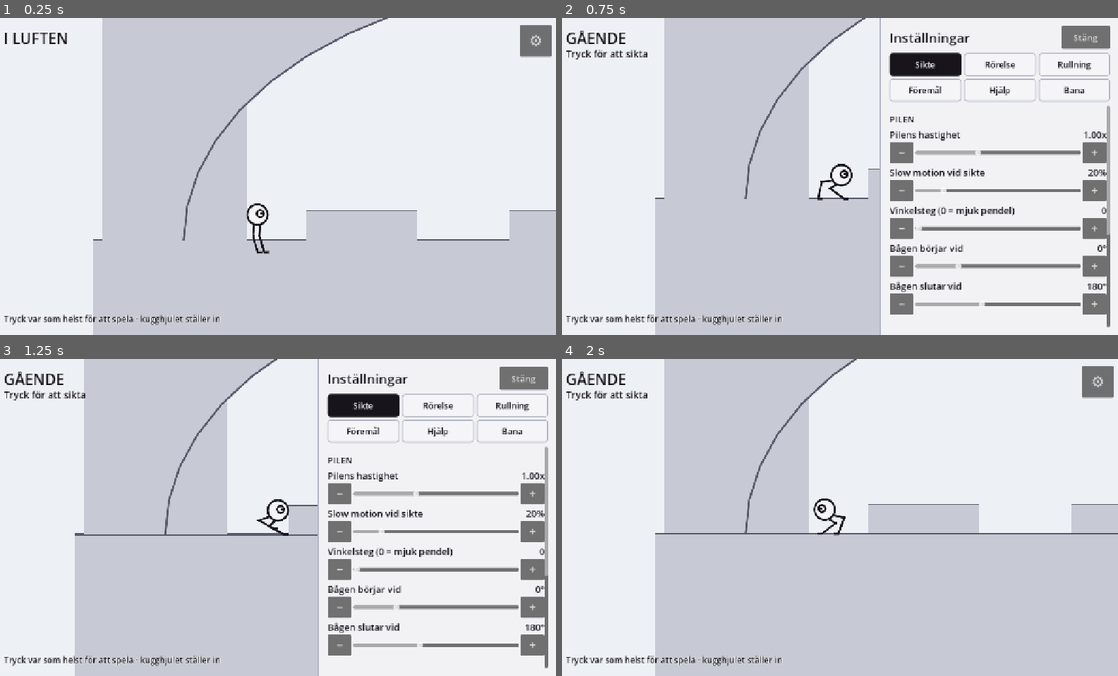
Above: before the commit, frames 1-4 (two rows, left to right).
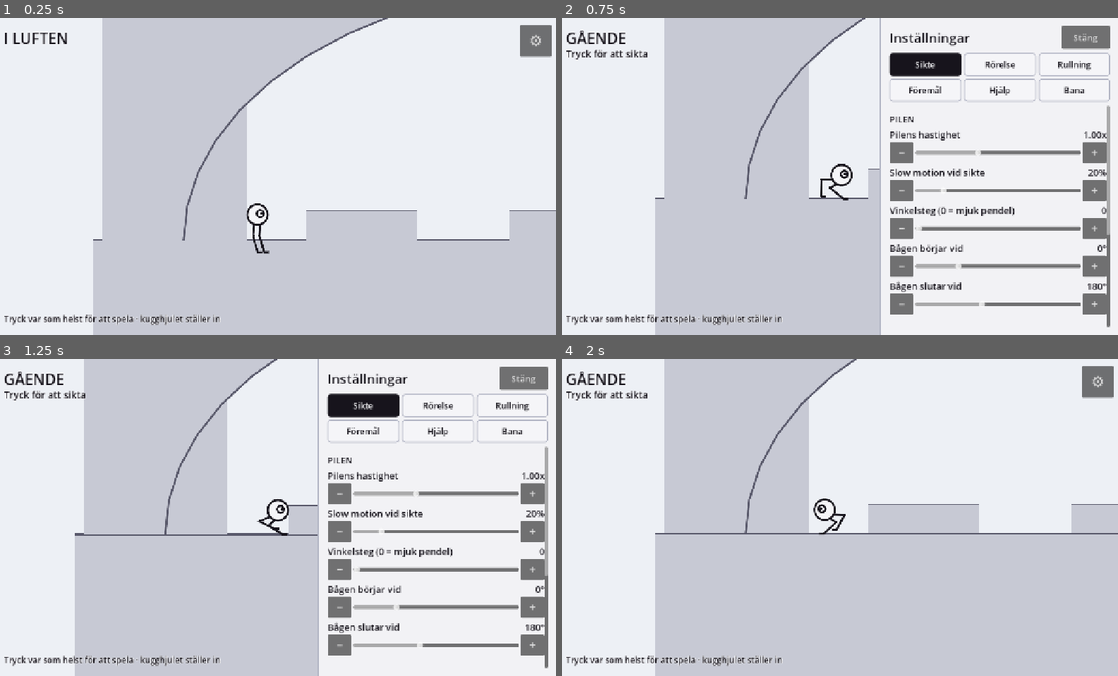
Above: after the commit, the same moments.

Repository: ojojboll-ui/Robo-ball
Game: Godot game, scene res://main/main.tscn
The game is run twice, just before and just after one commit, with the same random seed, the same clock (stepped at 60 frames per second) and the same inputs.
Inputs:
- Up to frame 1 (0.25 s): no input
- Up to frame 2 (0.75 s): click "⚙" at 0.5 s
- Up to frame 3 (1.25 s): no input
- Up to frame 4 (2 s): click "Stäng" at 1.25 s

Frame 1 is identical in both runs. In frame 2, 0.1% of the frame differs, in the area x 45-53%, y 46-58%; in frame 3, less than 0.1%; in frame 4, 0.2%, in the area x 45-52%, y 44-56%.

Commit message:
Hörnet är ingen backe, och knuffen följer reglerna för två kroppar
Hacket i skålen: motorns floor_stop_on_slope nollade förflyttningen när
farten pekade rakt nedåt. Fart längs backen plus markfästet passerar rakt
nedåt vid en enda fart på väg nedför (215 px/s i 55°), så han stannade en
bildruta per nedfärd och sanningskollen tog farten. 4 stopp på tio
sekunder i skålen, nu 0.

Bollen på lådkanten: kapseln som rundar ett hörn gav en normal som vred sig
till 53°, och den lästes som en backe brantare än benen klarar. En kort
stråle mot kontaktpunkten frågar nu ytan själv; ett hörn svarar med en
sidas normal. Över småstenarna: 10 bildrutor som boll före, 0 efter.

Lådan som sköts bakåt: knuffen tog hela farten med markfästet inräknat och
sköt in den oavsett riktning. Nu knuffar bara rörelse, bara längs
kontaktens normal, och aldrig mer än massan gånger skillnaden i fart.
Knuffen i luften mäter oförändrat (8,2 -> 9-10 px mot sexvåningstornet).

Co-Authored-By: Claude Opus 5.5 <noreply@anthropic.com>
Claude-Session: https://claude.ai/code/session_01BFuXiawrAFSoffrH8t6SUi

Diff:
--- a/game/actor/robo_ball.gd
+++ b/game/actor/robo_ball.gd
@@ -59,6 +59,7 @@
 ## är samma sak som att han aldrig går ner för något brantare än 33°.
 const LEDGE_DROP := 22.0
 const STEP_PAST := 6.0
+const CORNER_DOT := 0.98       ## ytans normal mot kontaktens; under det är det ett hörn (11°)
 const SIM_STEP := 1.0 / 45.0
 const SIM_STEPS := 70
 
@@ -144,6 +145,14 @@
 	# Spelets egna överföringar av fart går inte den här vägen: studsmattan och
 	# greppen sätter farten själva, så ingenting går förlorat.
 	platform_on_leave = CharacterBody2D.PLATFORM_ON_LEAVE_DO_NOTHING
+	# Motorns "stå still i backar" gissar att en fart rakt nedåt är tyngden som
+	# ska hållas emot, och nollar den. Men hans fart i en backe är fart längs
+	# ytan plus markfästet in i den, och på väg nedför en brant passerar summan
+	# rakt nedåt vid en enda fart — i 55° vid 215 px/s. Där stannade han helt en
+	# bildruta, sanningskollen tog farten, och han fick börja om: ett hack varje
+	# gång han rullade nedför skålen efter en vända. Han står aldrig still på det
+	# sätt motorn menar — farten längs ytan är hans egen och räknas ut varje gång.
+	floor_stop_on_slope = false
 	_legs.reset(self, Vector2.UP)
 	InputSignal.pressed.connect(_on_signal_pressed)
 	InputSignal.released.connect(_on_signal_released)
@@ -227,7 +236,10 @@
 	if Settings.top_speed > 0.0:
 		ground_speed = clampf(ground_speed, -Settings.top_speed, Settings.top_speed)
 	spin += ground_speed / RADIUS * delta
-	velocity = t * ground_speed - ground_normal * Settings.ground_stick
+	# Farten han färdas med, och den som bara håller honom mot underlaget. Bara
+	# den första är rörelse; den andra är ett grepp och får aldrig knuffa något.
+	var travel := t * ground_speed
+	velocity = travel - ground_normal * Settings.ground_stick
 	var before_move := velocity
 	var before_pos := global_position
 	var speed_before := ground_speed
@@ -243,7 +255,7 @@
 	# vara större än taket — annars bär en enda bildruta honom hur långt som
 	# helst nästa gång, eftersom förflyttningstaket räknas ur just den farten.
 	velocity = _capped(velocity)
-	_push_things(0.5, before_move)
+	_push_things(0.5, travel)
 
 	# Bara en vägg han faktiskt kör in i. Kanten han rullar *ut ifrån* räknas
 	# också som vägg av motorn, och att vända på farten där tog allt han byggt
@@ -275,6 +287,8 @@
 	_airborne_frames = 0
 
 	var next_normal := get_floor_normal()
+	if state == State.WALK and _on_a_corner(next_normal):
+		next_normal = ground_normal
 	if Settings.crest_release and _leaves_crest(ground_normal, next_normal, delta):
 		# Farten behåller riktningen den hade *före* kanten. Det är det som gör
 		# att han far ut i en båge i stället för att vika av nedåt utmed hörnet.
@@ -289,6 +303,33 @@
 			and not _ground_ahead():
 		_turn_around()
 	_update_stance()
+
+## Står han på ett hörn och inte på en yta?
+##
+## När han går över kanten på en låda rundar kapseln hörnet, och motorn ger då
+## en normal som pekar från hörnet mot hans mitt — den vrider sig från 0° till
+## 60° medan han kliver av. Men det finns ingen sådan lutning någonstans: lådan
+## har en plan ovansida och en lodrät sida, och hörnet är en punkt. Läst som
+## underlag blev det en brant backe, benen åkte in och han blev boll på kanten.
+## Mätt på den sista småstenen vid Lekplatsens start: 0°, 16°, 35°, 50° på fyra
+## bildrutor, sedan RULLAR.
+##
+## Frågan ställs till ytan själv: en kort stråle längs normalen in mot
+## kontaktpunkten. Är det en riktig yta svarar den med samma normal. Är det ett
+## hörn svarar den med en av sidornas normal, som inte är den motorn gav.
+## Rampernas egna knäckar är några grader och räknas som yta; ett lådhörn är det
+## inte förrän han redan är på väg ner.
+func _on_a_corner(normal: Vector2) -> bool:
+	for i in get_slide_collision_count():
+		var c := get_slide_collision(i)
+		if c.get_normal().dot(normal) < 0.999:
+			continue
+		var at := c.get_position()
+		var query := PhysicsRayQueryParameters2D.create(
+			at + normal * 4.0, at - normal * 4.0, collision_mask, [get_rid()])
+		var hit := get_world_2d().direct_space_state.intersect_ray(query)
+		return hit.is_empty() or (hit["normal"] as Vector2).dot(normal) < CORNER_DOT
+	return false
 
 ## Kör han in i väggen, eller bort från den? Motorn kallar allt brantare än
 ## golvvinkeln för vägg, och kanten han just lämnat är en sådan yta.
@@ -1311,21 +1352,42 @@
 ## krock får aldrig läsas ur ett tillstånd som rörelsen i samma bildruta redan
 ## hunnit ändra.
 func _push_things(strength: float, incoming: Vector2) -> void:
-	var drive := incoming
 	for i in get_slide_collision_count():
 		var c := get_slide_collision(i)
 		var body := c.get_collider()
 		if not (body is RigidBody2D):
 			continue
+		# Bara det som går *in i* föremålet knuffar det, och bara längs
+		# kontaktens normal — så trycker en kropp på en annan. Förut sköts hela
+		# farten in som knuff åt vilket håll den än pekade, och på ett lådhörn
+		# pekade den nästan längs lådan: han rundade kanten, och lådan han stod
+		# på sköts ut bakom honom. Mätt 290 px/s bakåt för en låda han bara gick
+		# av, med markfästets 150 px/s inräknat som om det vore fart.
+		#
+		# Om lådan går sönder avgörs fortfarande av hela farten, precis som
+		# förut: det är smällen, inte knuffen, och den ändringen har ingen bett om.
+		var n := c.get_normal()
+		var into := maxf(0.0, -incoming.dot(n))
 		if body.has_method("take_impact"):
-			body.take_impact(drive.length())
+			body.take_impact(incoming.length())
 		# Knuffa aldrig något som ligger under oss. Gör man det trycks lådan ner
 		# i marken, marken trycker tillbaka, och fysikmotorn löser överlappet
 		# genom att kasta ut RB uppåt — bildruta efter bildruta. Att stå på
 		# något är inte att knuffa det.
-		if c.get_normal().y < -0.5:
-			continue
-		var impulse := drive * Settings.push_force * strength
+		if n.y < -0.5:
+			continue
+		# Och aldrig mer än skillnaden i fart. En kropp kan bara knuffa något
+		# som är långsammare än den själv — när lådan väl åker lika fort som han
+		# går finns inget kvar att trycka med. Förut gavs samma knuff varje
+		# bildruta oavsett hur fort lådan redan for, och en småsten på en
+		# tredjedels lådvikt fick 105 px/s till *per bildruta*, i överkanten, så
+		# att den tippade och flög. Nu är det massan gånger farten som skiljer,
+		# och reglaget avgör hur mycket av den han hinner ge på en bildruta.
+		var rb_body := body as RigidBody2D
+		var gap := into - maxf(0.0, rb_body.linear_velocity.dot(-n))
+		if gap <= 0.0:
+			continue
+		var impulse := -n * gap * rb_body.mass * Settings.push_force * strength
 		body.apply_impulse(impulse, c.get_position() - body.global_position)
 
 ## Simulerar hoppbanan mot den riktiga kollisionsvärlden. Eftersom lufttiden är
Not shown, changed: README.md
Not shown, changed: docs/DECISIONS.md
Not shown, changed: docs/DESIGN.md
Not shown, changed: docs/METRICS.md
